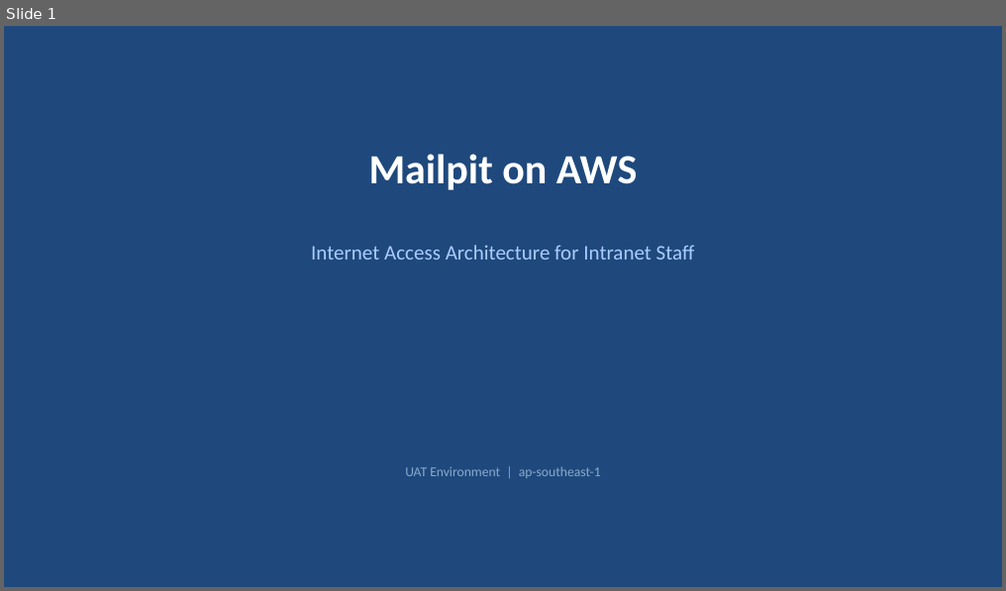
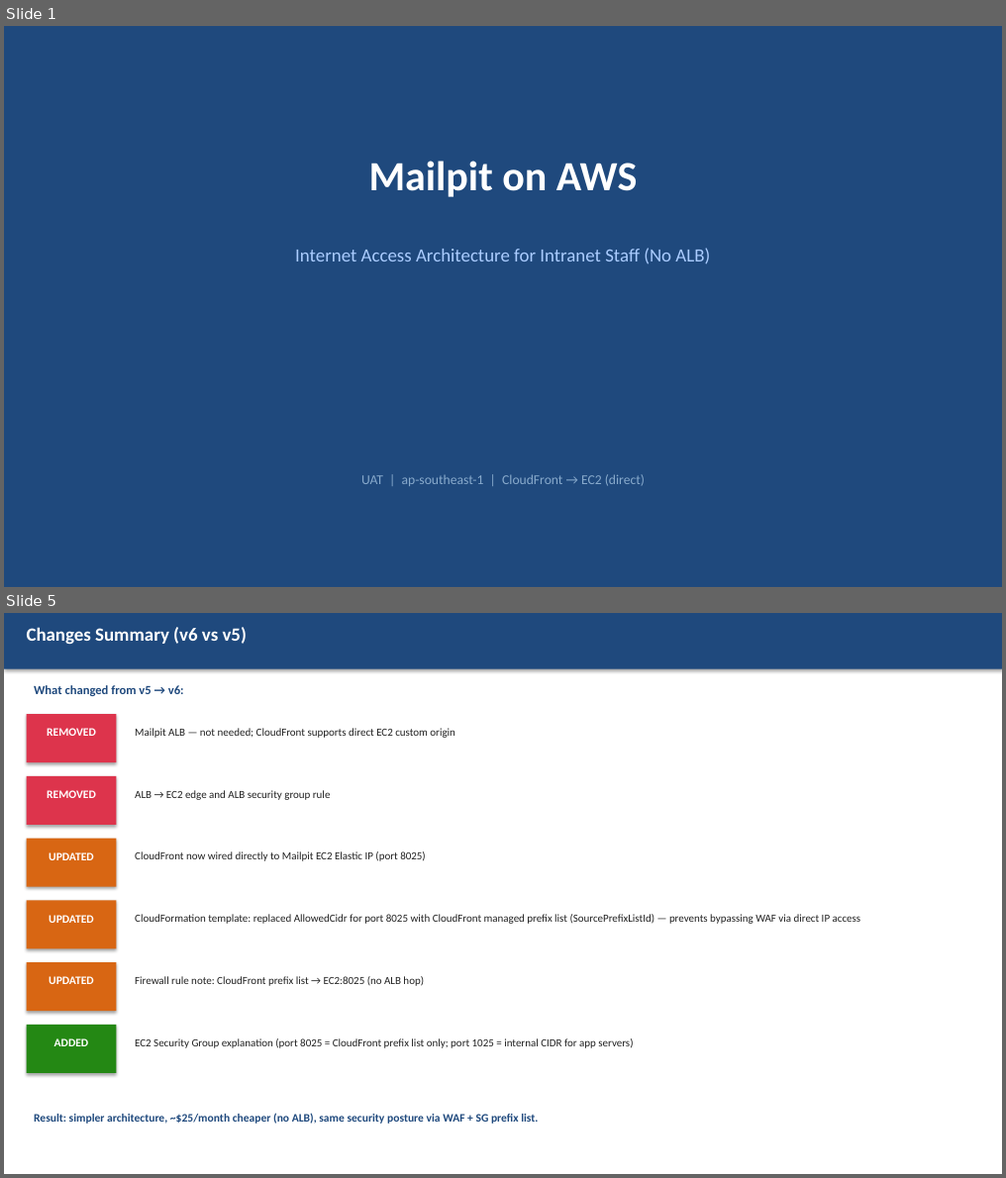
Before and after one commit to kktanws1-cpu/Cloudwatchdashboard, a slide deck: infrastructure/mailpit/Mailpit_Architecture_Update.pptx. Shown one above the other, each under a label of ours: slide 1 before the commit, slides 1 and 5 after it; the slides between them are not shown. The pictures are 1006x591 and 1006x1178 pixels, drawn with LibreOffice and Linux fonts; fonts in the diff are those of the drawing. Boxes give left, top, right and bottom in pixels: in the first picture for what was removed or moved away, otherwise in the second. Text is boxed around its words. In the diff, an @@ line names an element or a change of style, - is before the commit and + after.

```diff
--- a/infrastructure/mailpit/Mailpit_Architecture_Update.pptx
+++ b/infrastructure/mailpit/Mailpit_Architecture_Update.pptx
@@ slide 5 added at (x1=4, y1=613, x2=1002, y2=1174), background #FFFFFF @@
@@ rectangle added at (x1=4, y1=613, x2=1002, y2=669), fill #1F497D @@
@@ text added at (x1=27, y1=627, x2=247, y2=644), 18 pt, text #FFFFFF, bold @@
+Changes Summary (v6 vs v5)
@@ text added at (x1=34, y1=685, x2=184, y2=696), 12 pt, text #1F497D, bold @@
+What changed from v5 → v6:
@@ rectangle added at (x1=27, y1=714, x2=116, y2=762), fill #DD344C @@
@@ text added at (x1=47, y1=728, x2=96, y2=736), 11 pt, text #FFFFFF, bold @@
+REMOVED
@@ text added at (x1=135, y1=728, x2=455, y2=738), 10.5 pt, text #222222 @@
+Mailpit ALB — not needed; CloudFront supports direct EC2 custom origin
@@ rectangle added at (x1=27, y1=776, x2=116, y2=825), fill #DD344C @@
@@ text added at (x1=47, y1=790, x2=96, y2=798), 11 pt, text #FFFFFF, bold @@
+REMOVED
@@ text added at (x1=135, y1=790, x2=331, y2=800), 10.5 pt, text #222222 @@
+ALB → EC2 edge and ALB security group rule
@@ rectangle added at (x1=27, y1=839, x2=116, y2=887), fill #D86613 @@
@@ text added at (x1=49, y1=853, x2=94, y2=861), 11 pt, text #FFFFFF, bold @@
+UPDATED
@@ text added at (x1=135, y1=852, x2=426, y2=861), 10.5 pt, text #222222 @@
+CloudFront now wired directly to Mailpit EC2 Elastic IP (port 8025)
@@ rectangle added at (x1=27, y1=900, x2=116, y2=950), fill #D86613 @@
@@ text added at (x1=49, y1=915, x2=94, y2=923), 11 pt, text #FFFFFF, bold @@
+UPDATED
@@ text added at (x1=135, y1=914, x2=861, y2=924), 10.5 pt, text #222222 @@
+CloudFormation template: replaced AllowedCidr for port 8025 with CloudFront managed prefix list (SourcePrefixListId) — prevents bypassing WAF via direct IP access
@@ rectangle added at (x1=27, y1=962, x2=116, y2=1011), fill #D86613 @@
@@ text added at (x1=49, y1=976, x2=94, y2=984), 11 pt, text #FFFFFF, bold @@
+UPDATED
@@ text added at (x1=135, y1=976, x2=424, y2=986), 10.5 pt, text #222222 @@
+Firewall rule note: CloudFront prefix list → EC2:8025 (no ALB hop)
@@ rectangle added at (x1=27, y1=1025, x2=116, y2=1073), fill #248814 @@
@@ text added at (x1=54, y1=1039, x2=89, y2=1047), 11 pt, text #FFFFFF, bold @@
+ADDED
@@ text added at (x1=135, y1=1039, x2=633, y2=1049), 10.5 pt, text #222222 @@
+EC2 Security Group explanation (port 8025 = CloudFront prefix list only; port 1025 = internal CIDR for app servers)
@@ text added at (x1=34, y1=1113, x2=538, y2=1124), 11 pt, text #1F497D, bold @@
+Result: simpler architecture, ~$25/month cheaper (no ALB), same security posture via WAF + SG prefix list.
@@ slide 1 changed as well @@
@@ text "Mailpit on AWS" moved from (x1=369, y1=154, x2=637, y2=190) to (x1=369, y1=161, x2=637, y2=197) @@
@@ text at (x1=295, y1=248, x2=710, y2=265): text changed; size 20 to 18 pt @@
-Internet Access Architecture for Intranet Staff
+Internet Access Architecture for Intranet Staff (No ALB)
@@ text at (x1=361, y1=474, x2=645, y2=486): text changed @@
-UAT Environment | ap-southeast-1
+UAT | ap-southeast-1 | CloudFront → EC2 (direct)
```
Also in this commit, not shown: 3 other slides changed, 1 slide removed, 2 other files.
